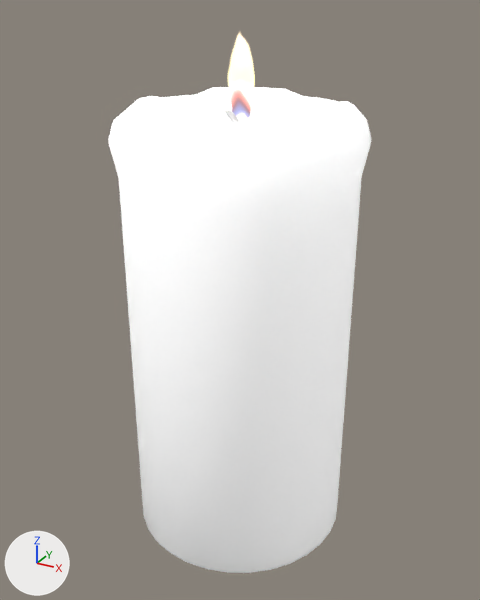
Renders of the Blender file 00_filestructure/01_Models/cr-kerzeRundMitSmove.blend from each side of a commit.
The view is the same before and after, from a 50 mm camera at (1.33, -2.41, 1.84) aimed at (0.0, 0.0, 0.63). Every picture has the same lights, and +X, +Y and +Z are marked at lower left.

In view in the first picture: 'Kirchenkerze', 'kn-flamme'.
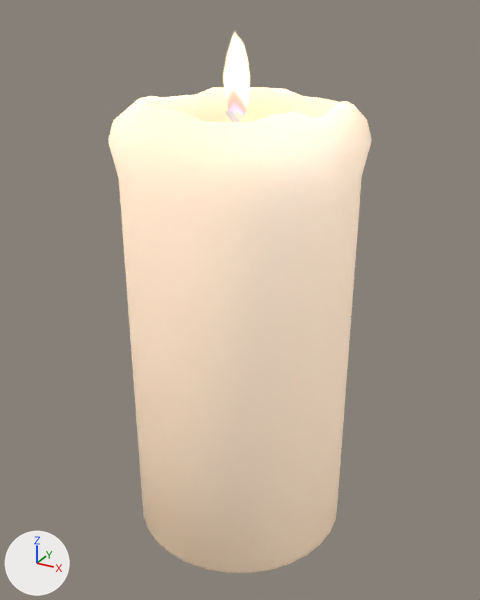
Commit message: cr-kerzeRundMitSmove.blend und cr-kerzenstaenderVariante03.blend angepasst für Shot01

Where the change shows, as pixel boxes (x1, y1, x2, y2) in the pictures (480 x 600 px):
'Kirchenkerze', recoloured (white to beige): (109, 87, 371, 573) in both
'kn-flamme', moved: before (228, 33, 255, 118); after (224, 33, 250, 117)

The change, as a list of edits to the scene's bpy script:
```text
Change mat_kn_wachs:
    where n2 = _N.new('ShaderNodeBsdfDiffuse'); n2.name = 'Diffuse BSDF'
    n2.inputs[0].default_value: (1.0, 1.0, 1.0, 1.0) -> (1.0, 0.582, 0.218, 1.0)  # 'Color', white #ffffff -> 'Color', beige #ffc981
Change ob_kn_flamme:
    ob_kn_flamme.location: (0.0, 0.016, 1.586) -> (-0.031, 0.035, 1.586)
```
